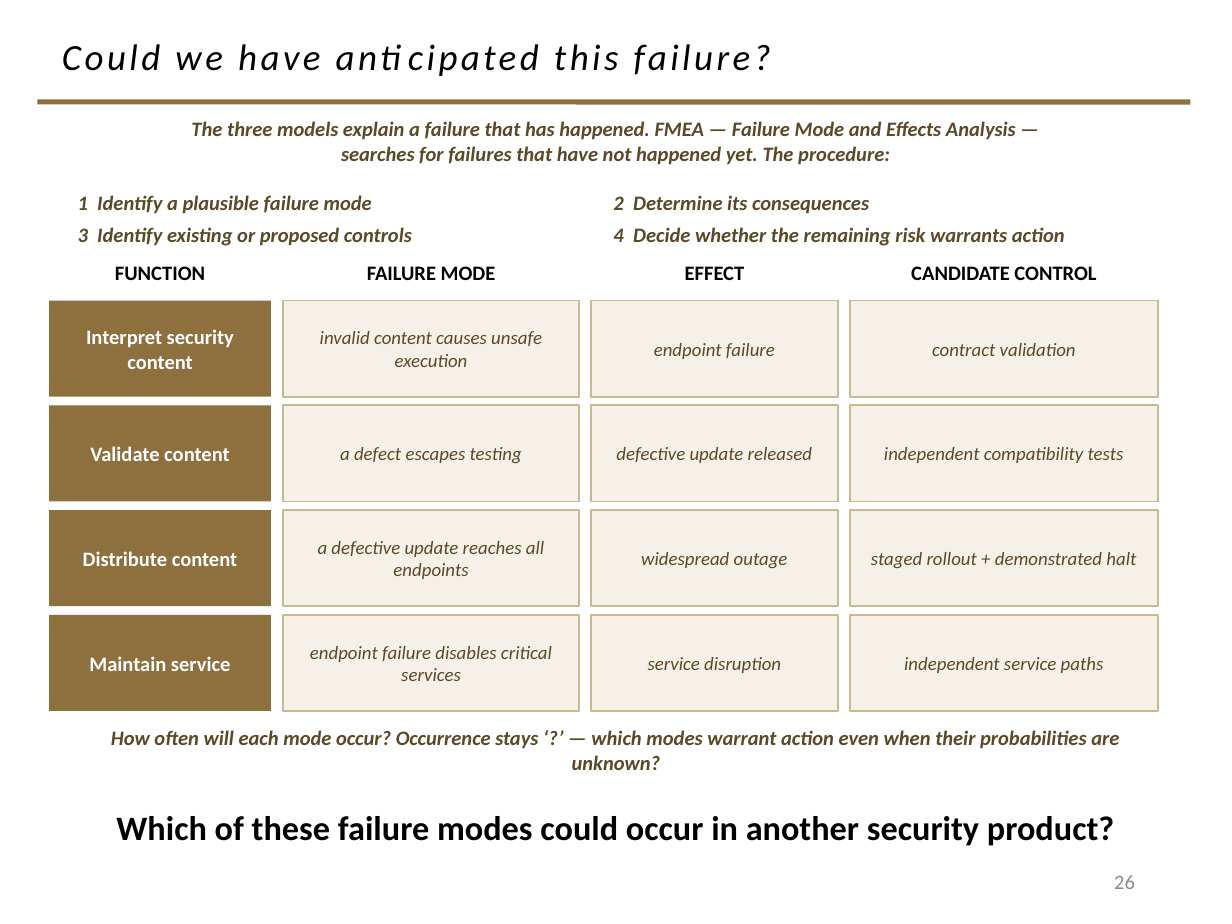
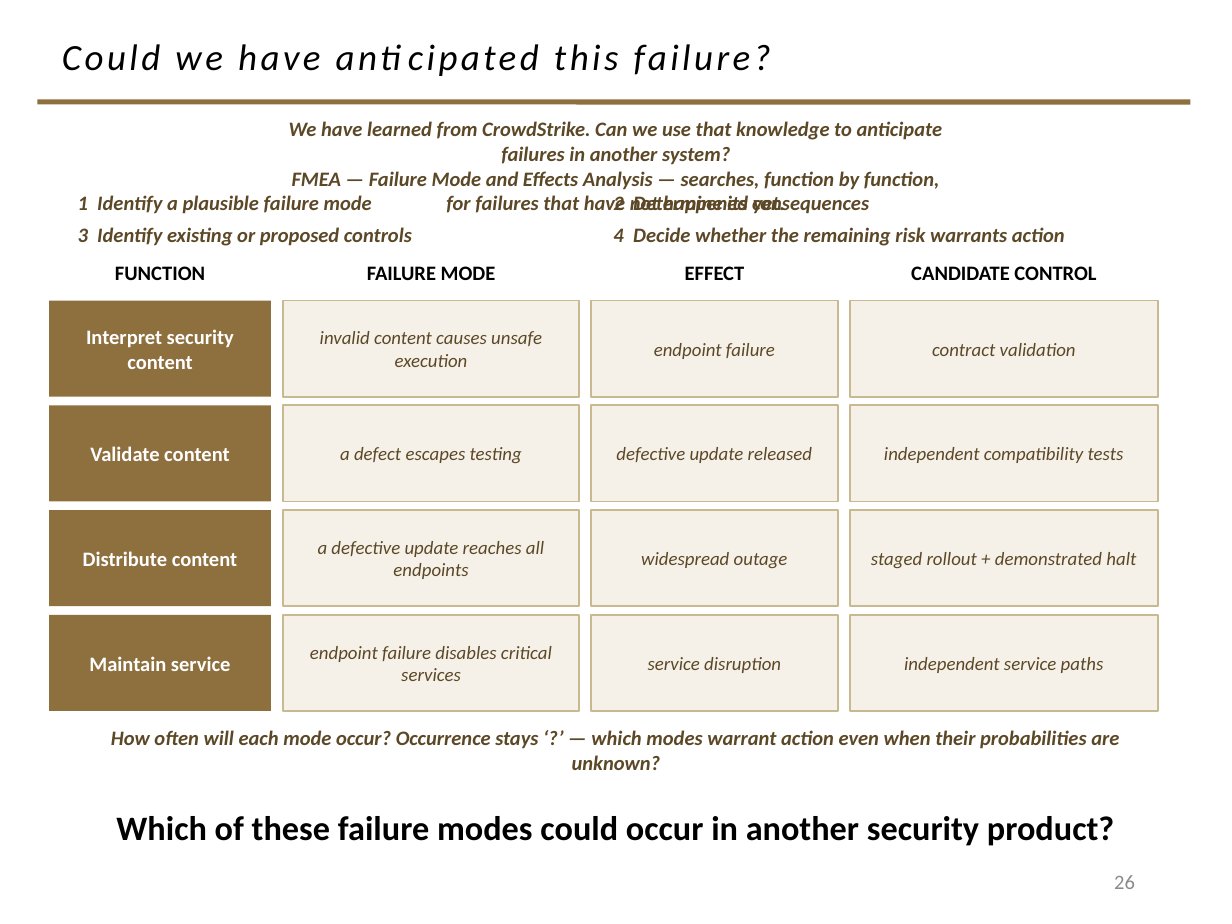
Before and after one commit to davisjam/model-based-agentic-software-engineering, a slide deck: slide 26 of course/lectures/act-2-delegation-and-control/04-failure-aware-engineering/2-4-Failure-Aware-Engineering.pptx. Drawn at 1232x924 pixels with LibreOffice and Linux fonts; fonts in the diff are those of the drawing; background and template pictures are left out. Boxes give left, top, right and bottom in pixels: in the first picture for what was removed or moved away, otherwise in the second. Text is boxed around its words. In the diff, an @@ line names an element or a change of style, - is before the commit and + after.

```diff
--- a/course/lectures/act-2-delegation-and-control/04-failure-aware-engineering/2-4-Failure-Aware-Engineering.pptx
+++ b/course/lectures/act-2-delegation-and-control/04-failure-aware-engineering/2-4-Failure-Aware-Engineering.pptx
@@ text at [289,121,943,214]: text changed @@
-The three models explain a failure that has happened. FMEA — Failure Mode and Effects Analysis —
-searches for failures that have not happened yet. The procedure:
+We have learned from CrowdStrike. Can we use that knowledge to anticipate
+failures in another system?
+FMEA — Failure Mode and Effects Analysis — searches, function by function,
+for failures that have not happened yet.
```
Also in this commit, not shown: 2 other slides changed.
